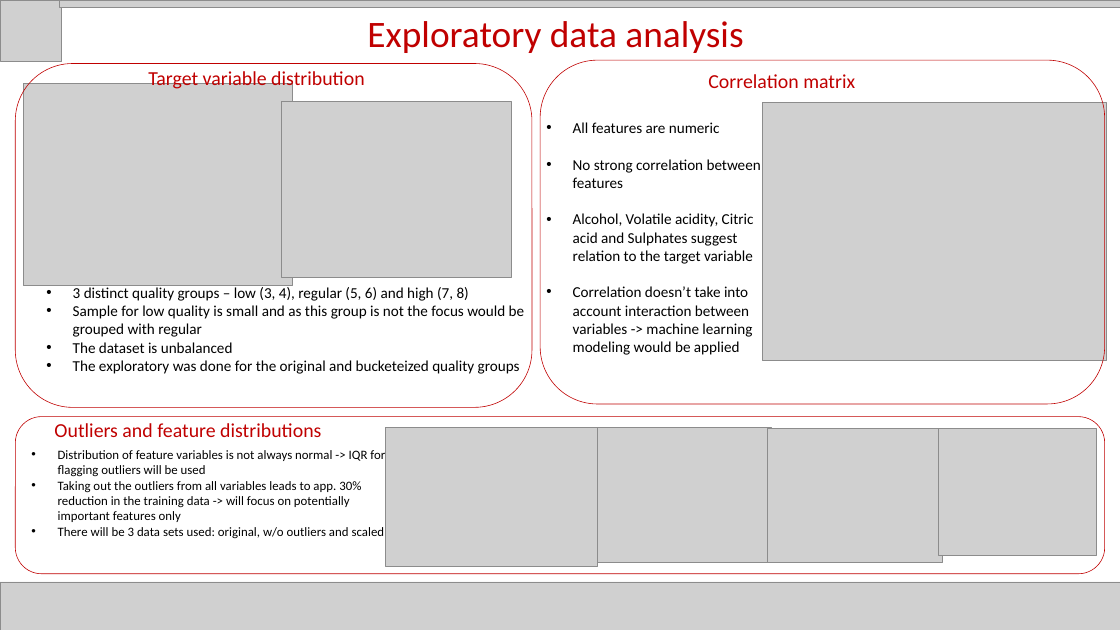
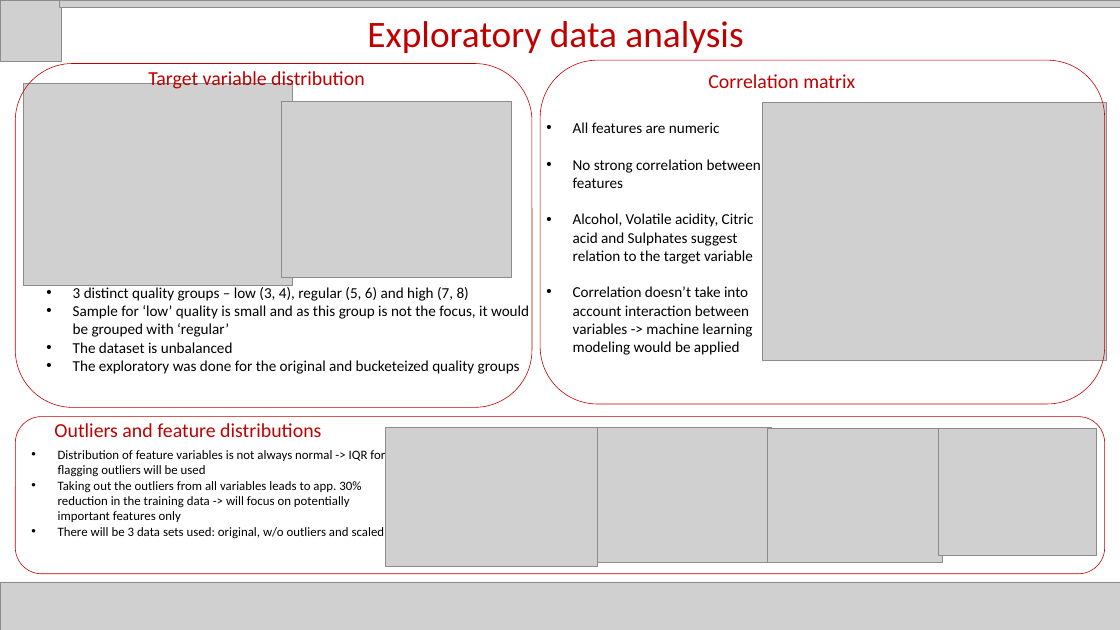
Before and after one commit to iton86/kaufland-wine-test-case, a slide deck: slide 3 of kaufland_wine_usecase.pptx. Drawn at 1120x630 pixels with LibreOffice and Linux fonts; fonts in the diff are those of the drawing; grey boxes stand for pictures. Boxes give left, top, right and bottom in pixels: in the first picture for what was removed or moved away, otherwise in the second. Text is boxed around its words. In the diff, an @@ line names an element or a change of style, - is before the commit and + after.

```diff
--- a/kaufland_wine_usecase.pptx
+++ b/kaufland_wine_usecase.pptx
@@ text at <box>73,305,529,337</box>: text changed @@
-• Sample for low quality is small and as this group is not the focus would be grouped with regular
+• Sample for ‘low’ quality is small and as this group is not the focus, it would be grouped with ‘regular’
```
Also in this commit, not shown: 3 other slides changed.
